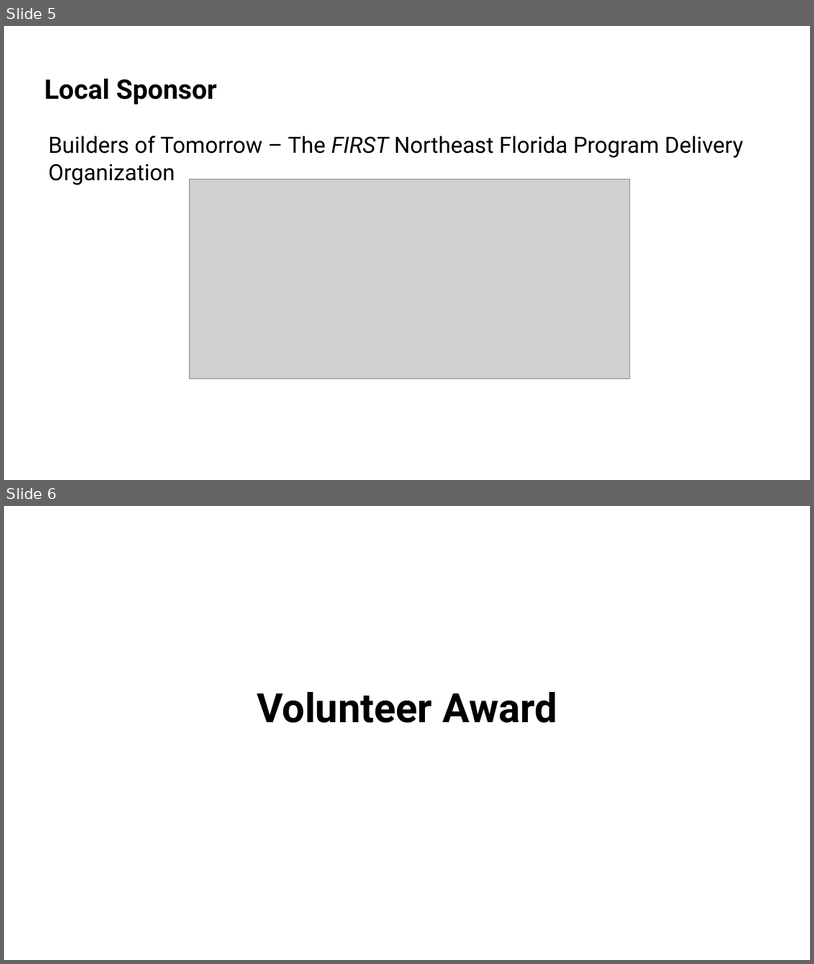
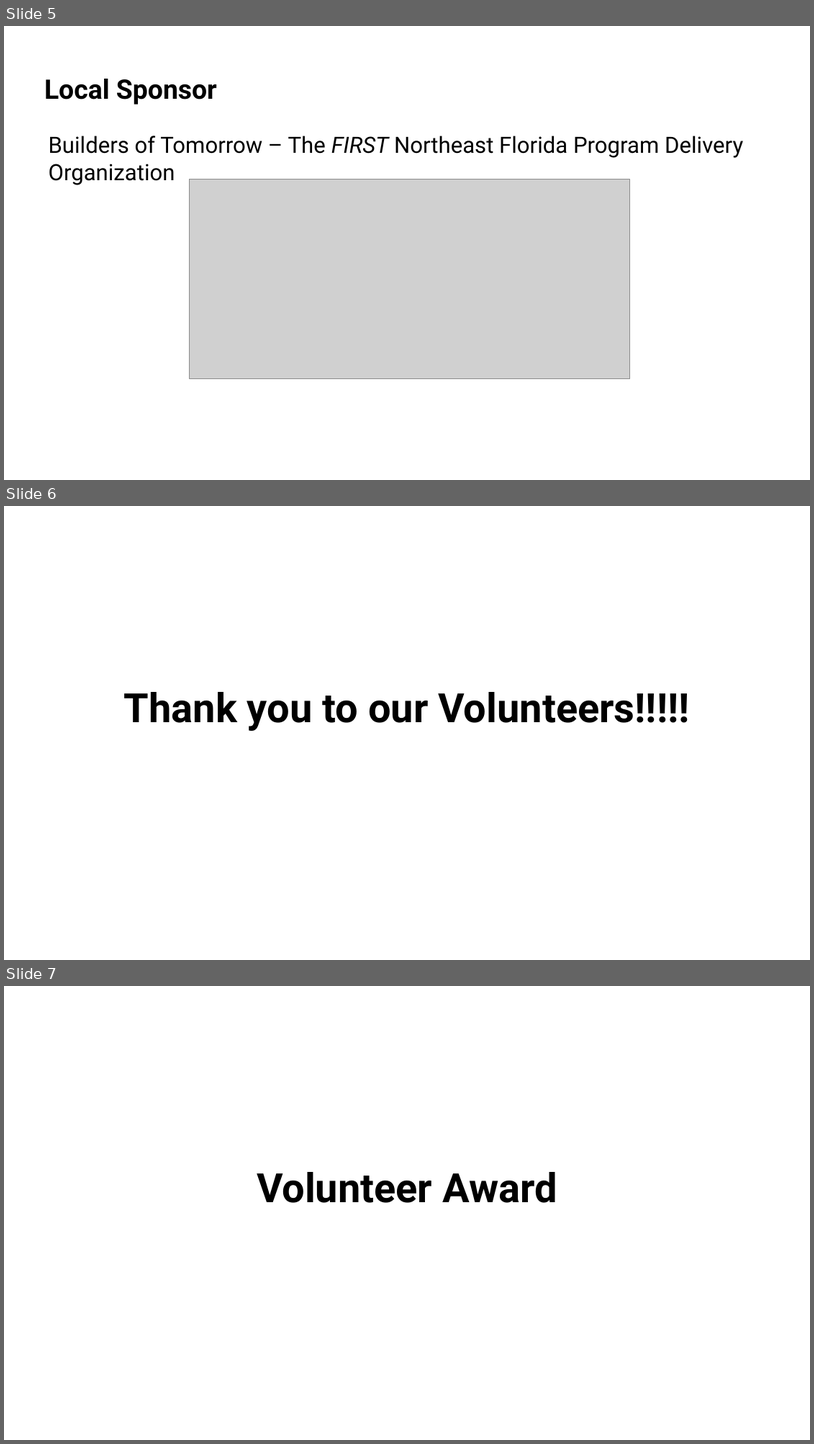
Before and after one commit to bpmerkel/FLLSlides, a slide deck: Api/Templates/Awards Ceremony - Full.pptx. Shown one above the other, each under a label of ours: slides 5 and 6 before the commit, slides 5, 6 and 7 after it. The pictures are 814x964 and 814x1444 pixels, drawn with LibreOffice and Linux fonts; fonts in the diff are those of the drawing; grey boxes stand for pictures; background and template pictures are left out. Boxes give left, top, right and bottom in pixels: in the first picture for what was removed or moved away, otherwise in the second. Text is boxed around its words. In the diff, an @@ line names an element or a change of style, - is before the commit and + after.

```diff
--- a/Api/Templates/Awards Ceremony - Full.pptx
+++ b/Api/Templates/Awards Ceremony - Full.pptx
@@ slide 6 added at <box>4,506,810,960</box>, background picture (left out) @@
@@ title added at <box>124,692,690,731</box>, 36 pt, text #000000, bold @@
+Thank you to our Volunteers!!!!!
@@ what was slide 6 is now slide 7 @@
```
Also in this commit, not shown: 4 slides changed, 2 other slides added, 1 slide removed, 1 other file.
